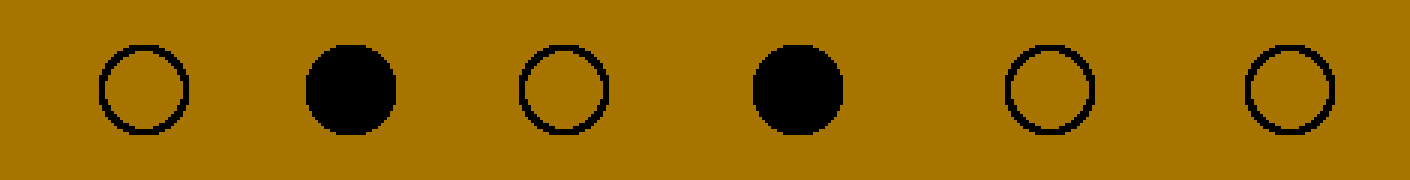
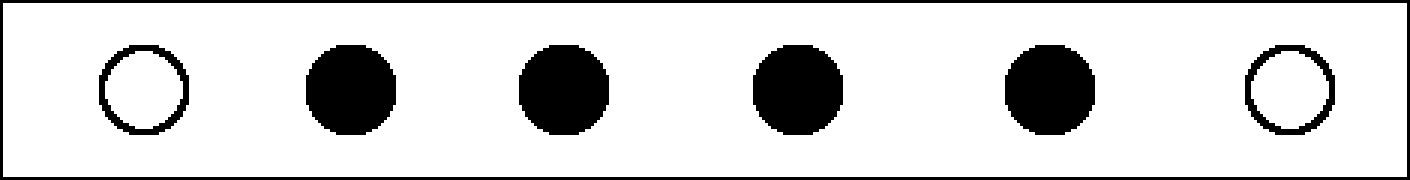
Revision of a layered 1410 × 180 image; what changed, layer by layer:
showed "on 5" over [1005, 45, 1095, 135]
showed "on 3" over [519, 45, 609, 135]
added layer "枠" above "背景" over [0, 0, 1410, 180]
renamed "レイヤー" to "背景", hid it, painted on it over [0, 0, 1410, 180]
